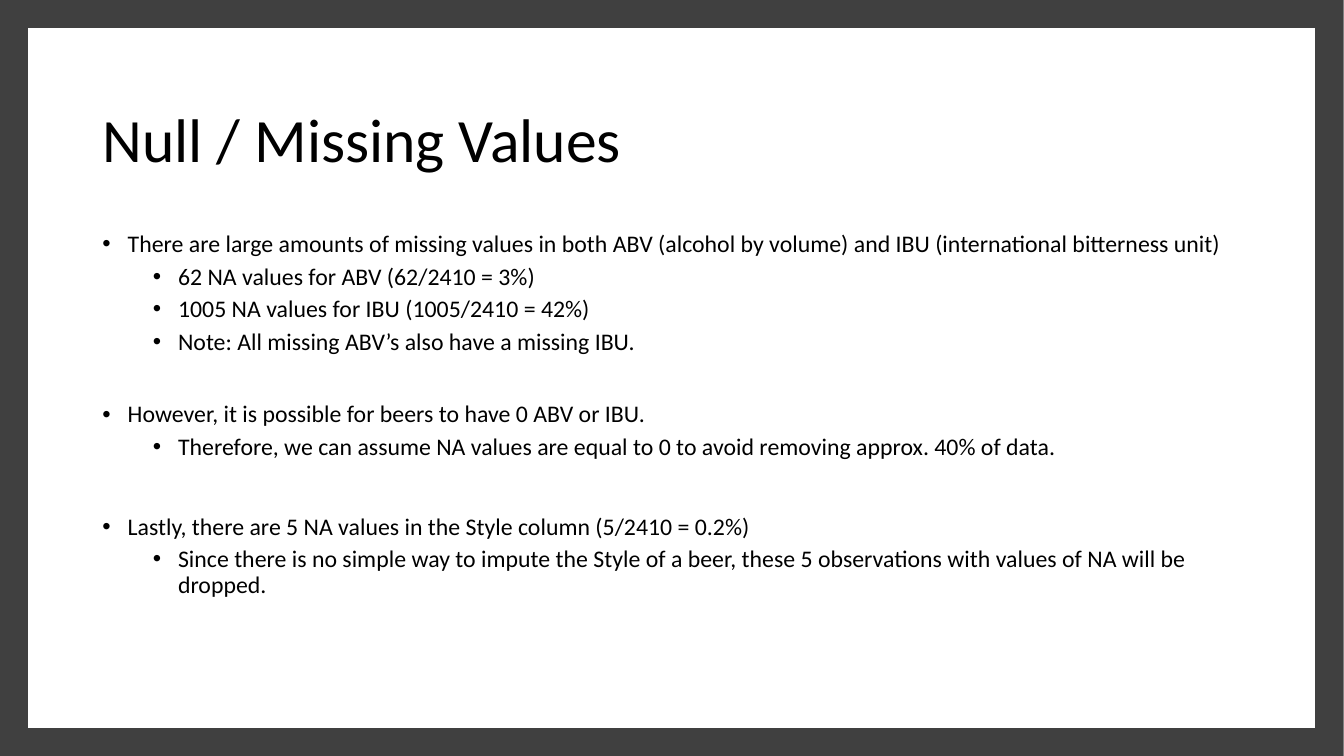
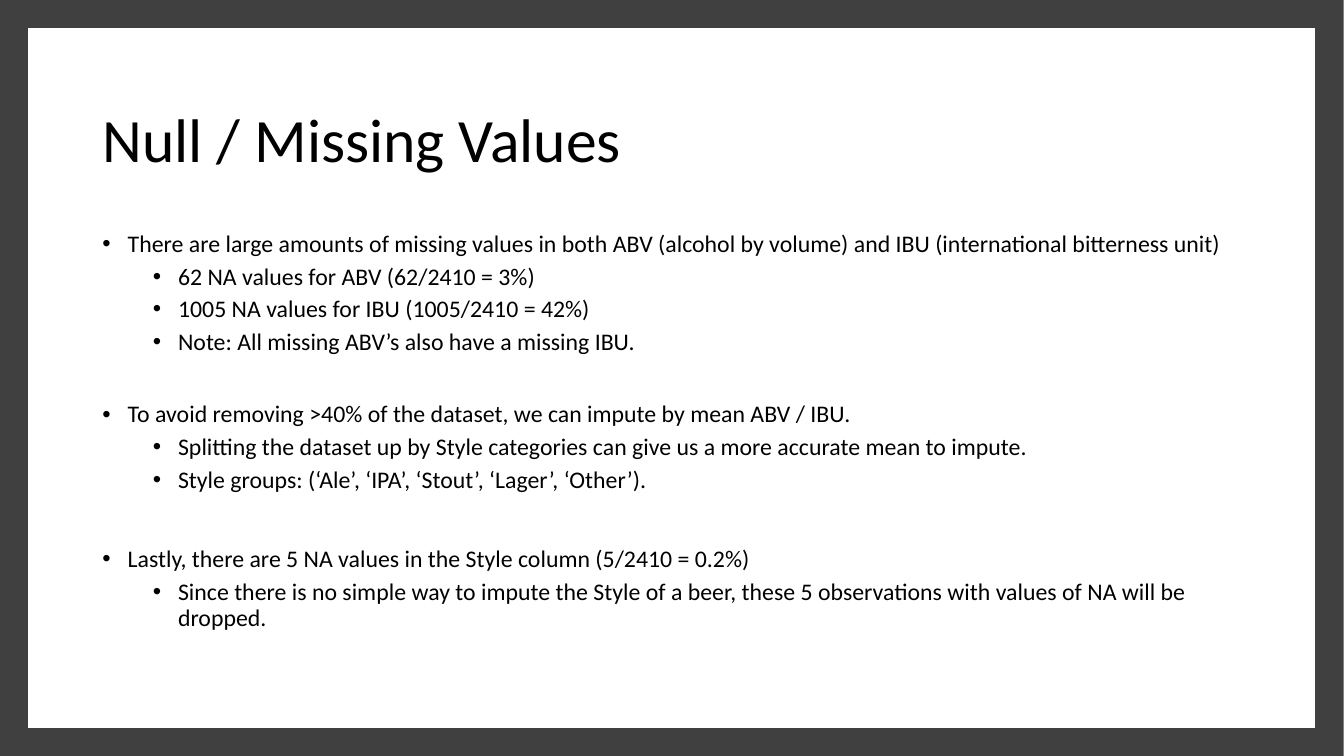
Before and after one commit to ericlaigaie/Case-Study-01, a slide deck: slide 4 of EDA_Presentation - AL.pptx. Drawn at 1344x756 pixels with LibreOffice and Linux fonts; fonts in the diff are those of the drawing. Boxes give left, top, right and bottom in pixels: in the first picture for what was removed or moved away, otherwise in the second. Text is boxed around its words. In the diff, an @@ line names an element or a change of style, - is before the commit and + after.

```diff
--- a/EDA_Presentation - AL.pptx
+++ b/EDA_Presentation - AL.pptx
@@ text at (128,405,1026,492): text changed @@
-• However, it is possible for beers to have 0 ABV or IBU.
-  • Therefore, we can assume NA values are equal to 0 to avoid removing approx. 40% of data.
+• To avoid removing >40% of the dataset, we can impute by mean ABV / IBU.
+  • Splitting the dataset up by Style categories can give us a more accurate mean to impute.
+  • Style groups: (‘Ale’, ‘IPA’, ‘Stout’, ‘Lager’, ‘Other’).
```
Also in this commit, not shown: 3 other slides changed, 9 slides added, 4 slides removed.
